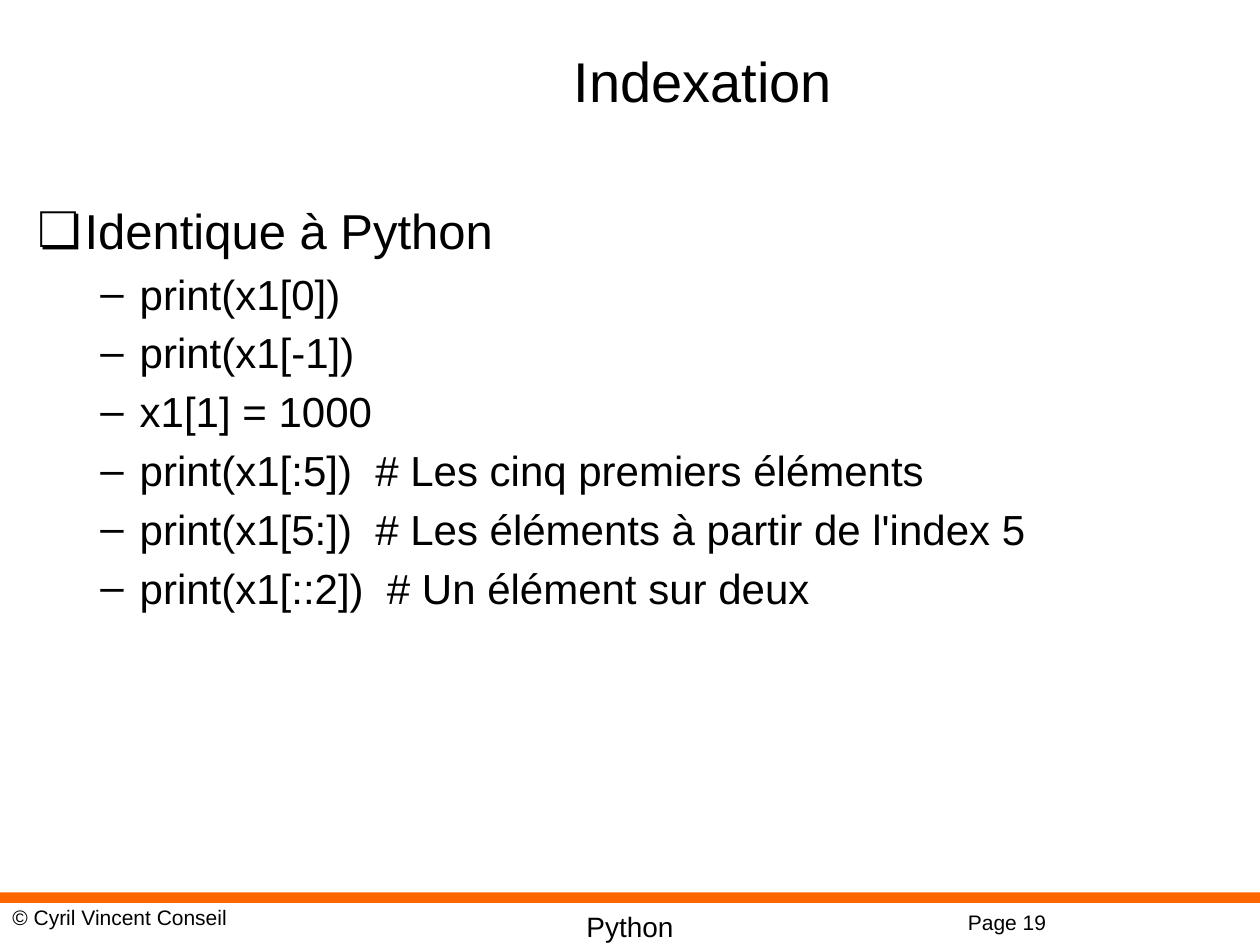
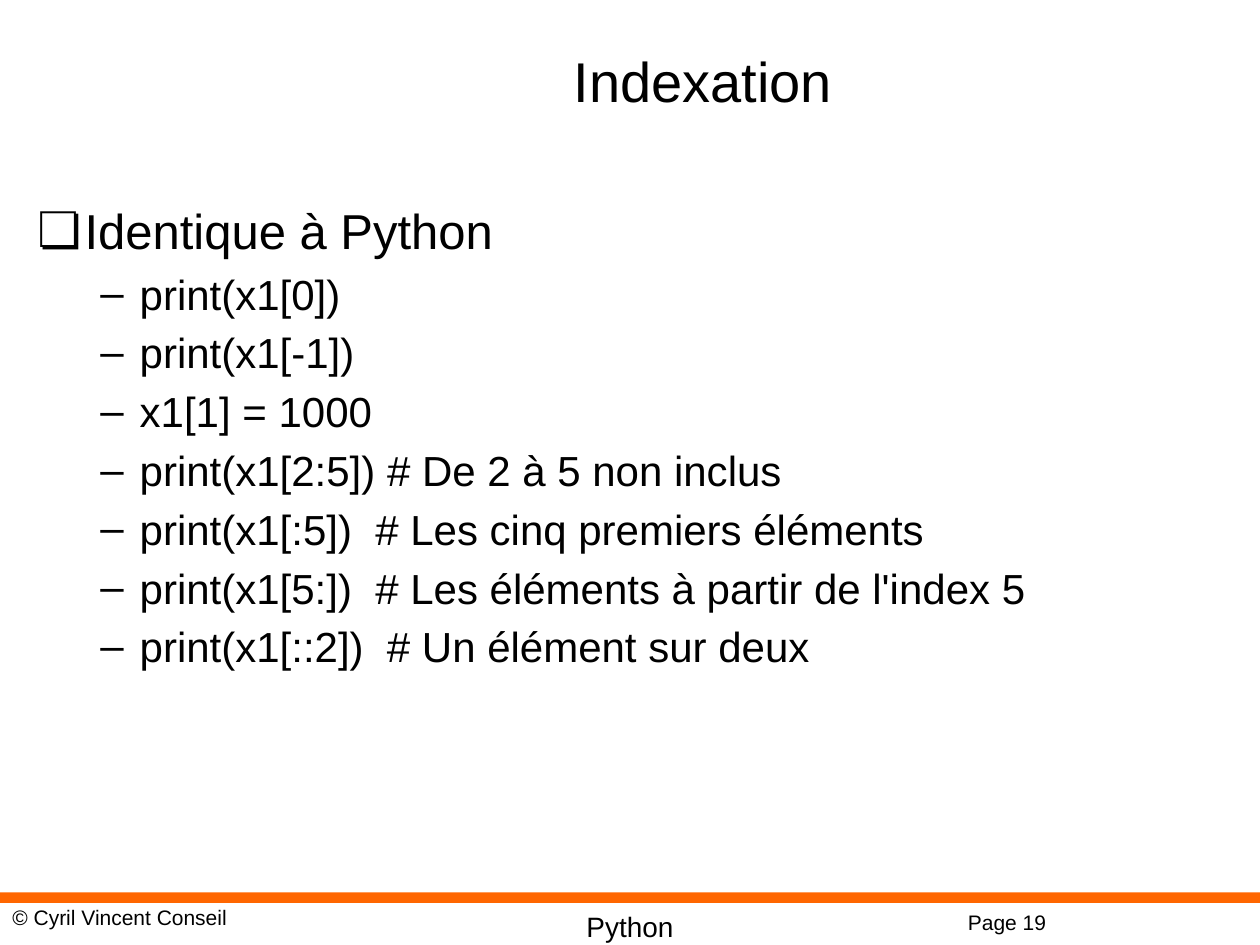
Before and after one commit to cyrilvincent/math, a slide deck: slide 19 of ppt/PythonMath06-Numpy.pptx. Drawn at 1260x945 pixels with LibreOffice and Linux fonts; fonts in the diff are those of the drawing; background and template pictures are left out. Boxes give left, top, right and bottom in pixels: in the first picture for what was removed or moved away, otherwise in the second. Text is boxed around its words. In the diff, an @@ line names an element or a change of style, - is before the commit and + after.

```diff
--- a/ppt/PythonMath06-Numpy.pptx
+++ b/ppt/PythonMath06-Numpy.pptx
@@ text at [140, 455, 781, 495]: paragraph added @@
+  – print(x1[2:5]) # De 2 à 5 non inclus
```
Also in this commit, not shown: 3 other files.
